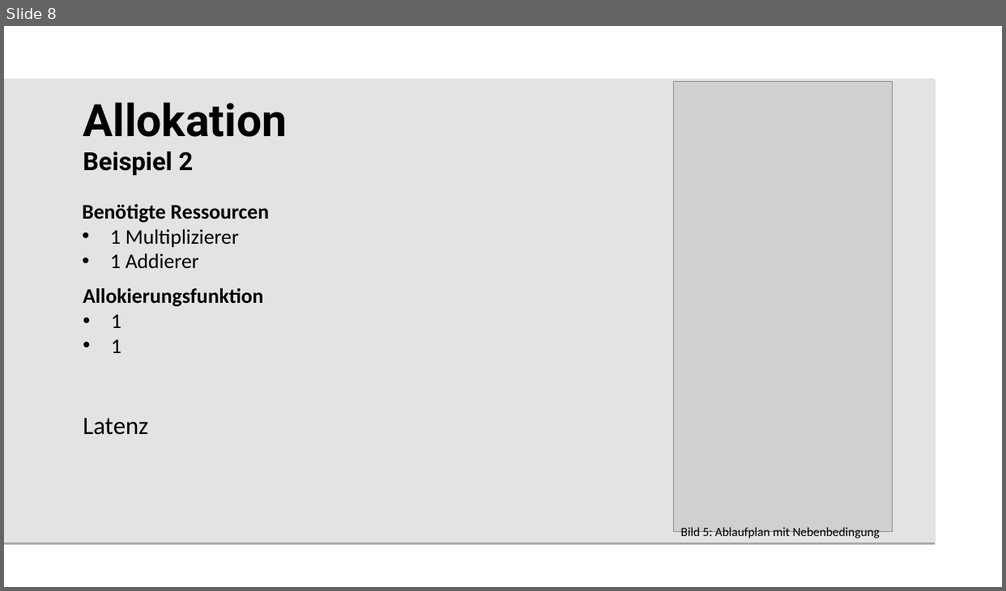
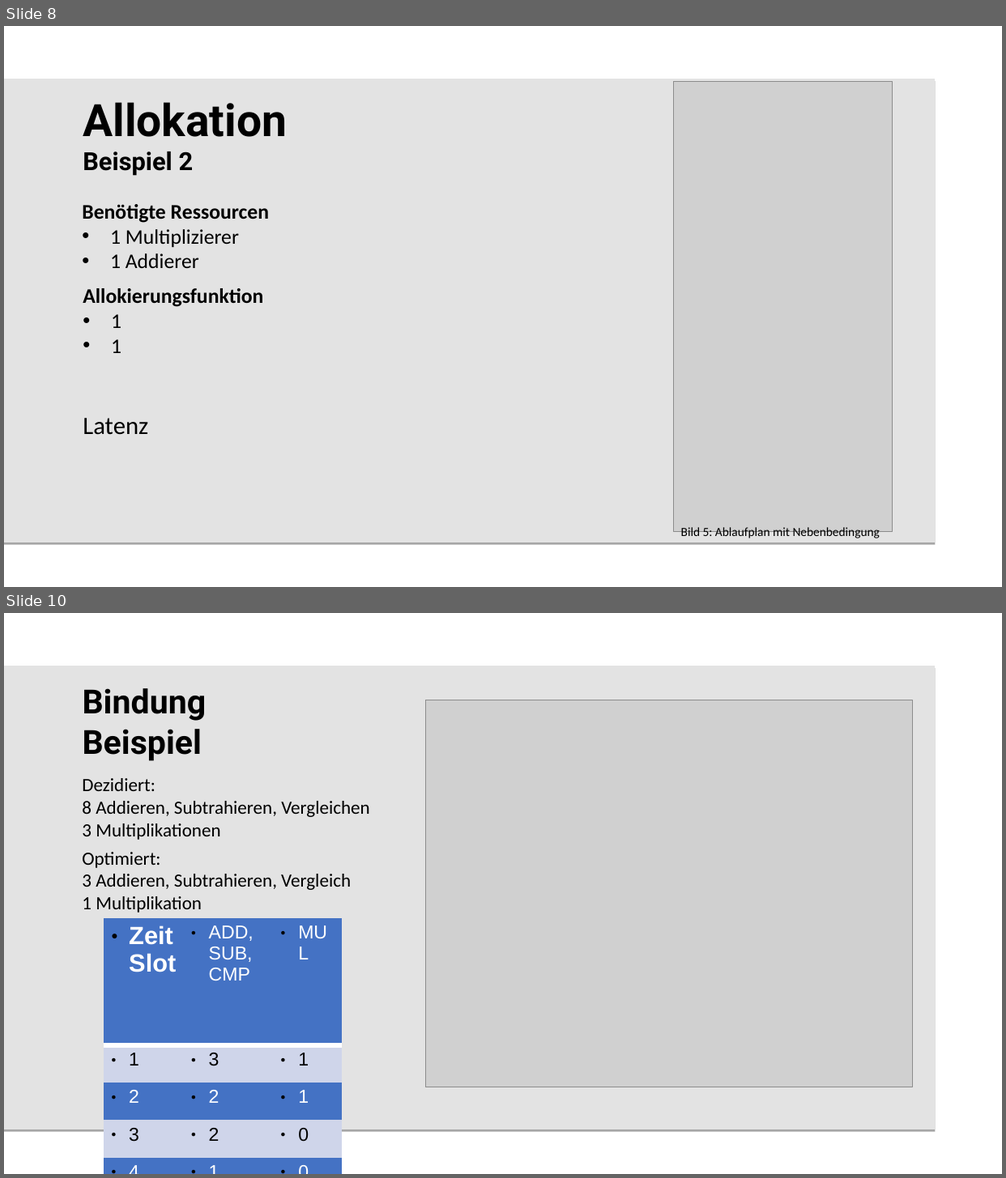
Before and after one commit to beLipinski/HW2, a slide deck: Presentation/Sharing and Binding for General Circuits.odp. Shown one above the other, each under a label of ours: slide 8 before the commit, slides 8 and 10 after it; the slides between them are not shown. The pictures are 1006x591 and 1006x1178 pixels, drawn with LibreOffice and Linux fonts; fonts in the diff are those of the drawing; grey boxes stand for pictures; background and template pictures are left out. Boxes give left, top, right and bottom in pixels: in the first picture for what was removed or moved away, otherwise in the second. Text is boxed around its words. In the diff, an @@ line names an element or a change of style, - is before the commit and + after.

```diff
--- a/Presentation/Sharing and Binding for General Circuits.odp
+++ b/Presentation/Sharing and Binding for General Circuits.odp
@@ slide 10 added at [4, 613, 1002, 1174], background #FFFFFF; not listed: 1 template element that a slide beside it also shows @@
@@ title added at [83, 688, 206, 761], 32 pt, text #000000, bold @@
+Bindung
+Beispiel
@@ picture added at [425, 700, 912, 1087] @@
@@ text added at [82, 778, 370, 840], 18 pt, text #000000 @@
+Dezidiert:
+8 Addieren, Subtrahieren, Vergleichen
+3 Multiplikationen
@@ text added at [82, 852, 351, 913], 18 pt, text #000000 @@
+Optimiert:
+3 Addieren, Subtrahieren, Vergleich
+1 Multiplikation
@@ table added at [104, 918, 342, 1145], 6 rows, 3 columns @@
+Zeit Slot | ADD,SUB,CMP | MUL
+1 | 3 | 1
+2 | 2 | 1
+3 | 2 | 0
+4 | 1 | 0
+5 | 0 | 1
```
Also in this commit, not shown: 10 slides changed, 2 other slides added, 2 slides removed, 5 other files.
